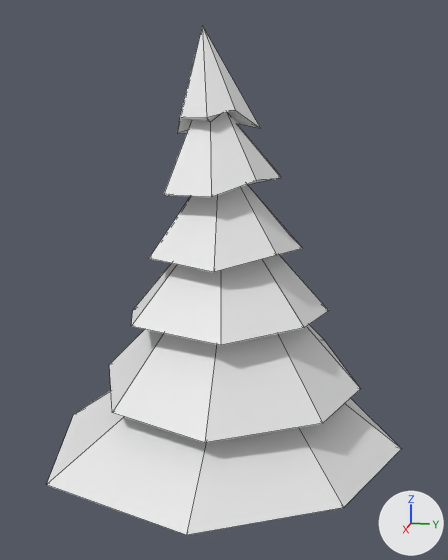
The FBX model Assets/Env/Models/Trees/pine_tree_1.fbx as it was, and as the next commit left it.
Camera for both pictures: a 50 mm lens placed at (9.89, 1.87, 5.79), pointed at (-0.1, -0.12, 3.3). The axes (+X, +Y, +Z) are drawn at lower right. The lights are the same throughout. Mesh edges are drawn as thin lines.
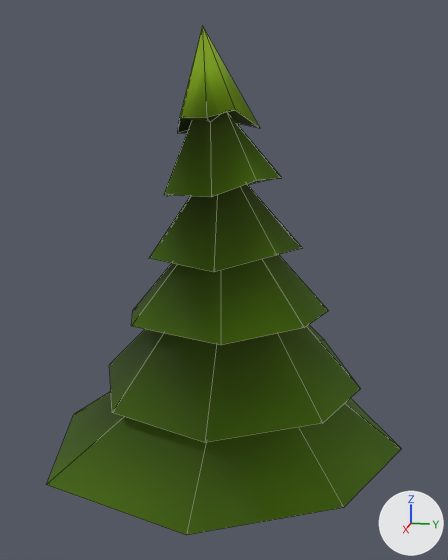
The newer file is also rescaled (x0.716), turned or shifted as a whole; pictures and numbers use the older file's frame.

What differs and where, as boxes (x1, y1, x2, y2) in the pictures (448 x 560 px):
```json
{"part": 1, "of": "me_cylinder", "change": "surface changed", "before": [109, 110, 360, 443], "after": [109, 110, 360, 443], "on screen": "white to green"}
{"part": 2, "of": "me_cylinder", "change": "recoloured", "before": [46, 26, 401, 535], "after": [46, 26, 401, 535], "on screen": "white to green"}
```

Edits to the scene script, one JSON object a line:
```json
{"op": "add", "block": "img_trees_ao_png", "code": ["img_trees_ao_png = load_image('Trees_AO.png', '../../Textures/Trees/Trees_AO.png', 512, 512, 'sRGB')"]}
{"op": "add", "block": "mat_material_001", "code": ["mat_material_001 = principled_material('Material.001')", "mat_material_001.texture = img_trees_ao_png", "mat_material_001.roughness = 1.0"]}
{"block": "me_cylinder", "where": "# used by ob_cylinder; location = (0.0, 0.0, 0.0)"}
{"op": "remove", "block": "me_cylinder", "code": "me_cylinder.from_pydata(...)  # 121 vertices, 115 faces; spans x -3.27..3.01, y -2.95..2.93, z -0.09..7.38"}
{"op": "add", "block": "me_cylinder", "code": "me_cylinder.from_pydata(...)  # 121 vertices, 113 faces; spans x -3.27..3.01, y -2.95..2.93, z -0.7..7.38"}
{"block": "me_cylinder", "change": "me_cylinder part 1: 65 kept faces spanning x -2.35..2.21, y -2.26..2.21, z 0.83..6.06 get new texture (UV) coordinates"}
{"block": "me_cylinder", "change": "me_cylinder part 2: 113 faces spanning x -3.27..3.01, y -2.95..2.93, z -0.7..7.38 switch from no material to mat_material_001 (picture img_trees_ao_png)"}
{"block": "me_cylinder", "change": "me_cylinder part 3: the surface is now shaded smooth"}
```
